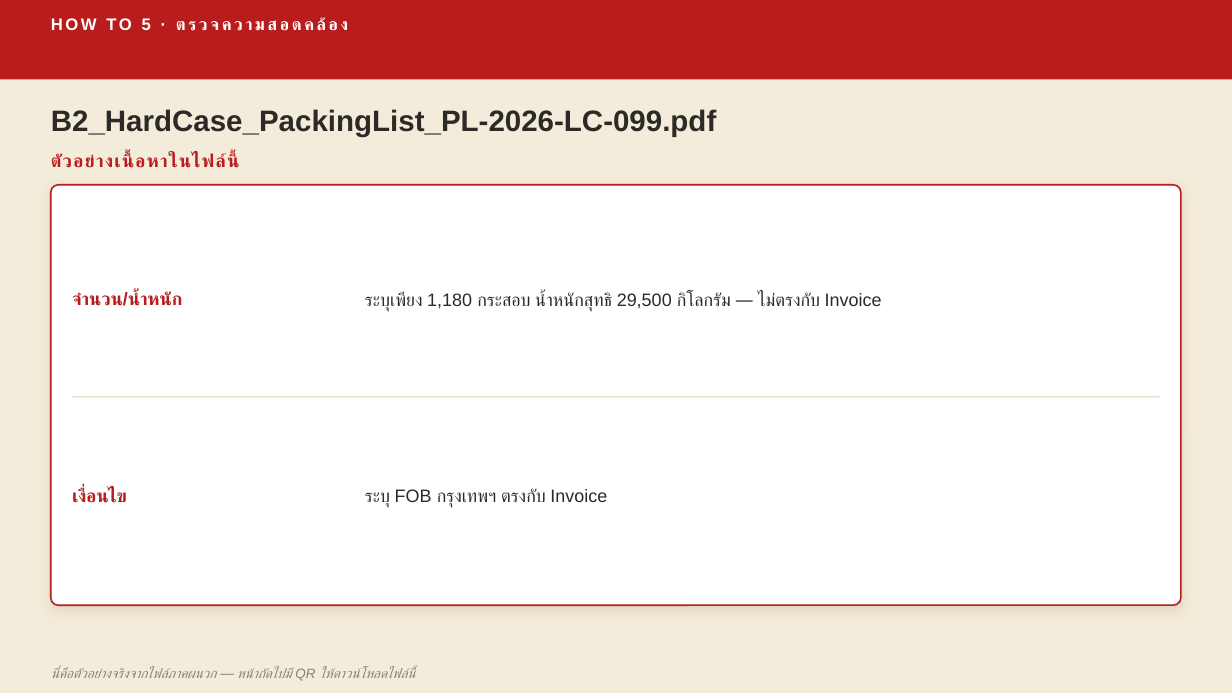
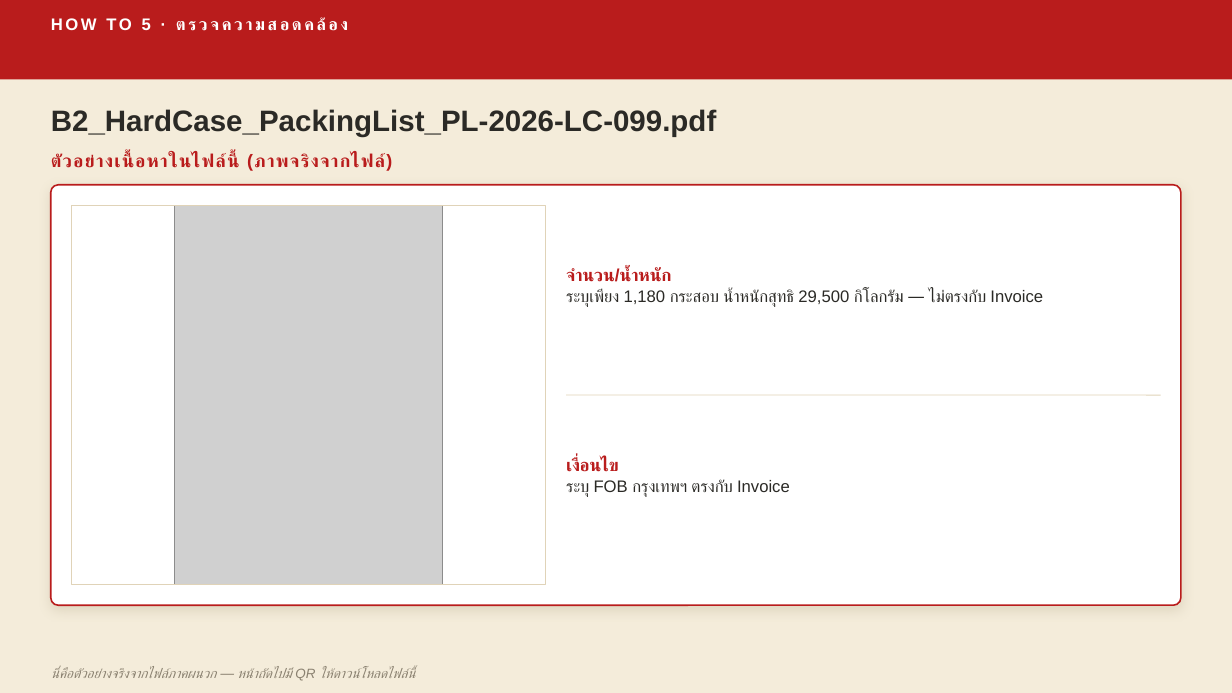
Before and after one commit to skunpoj/krungsri, a slide deck: slide 67 of deck/out3.pptx. Drawn at 1232x693 pixels with LibreOffice and Linux fonts; fonts in the diff are those of the drawing; grey boxes stand for pictures. Boxes give left, top, right and bottom in pixels: in the first picture for what was removed or moved away, otherwise in the second. Text is boxed around its words. In the diff, an @@ line names an element or a change of style, - is before the commit and + after.

```diff
--- a/deck/out3.pptx
+++ b/deck/out3.pptx
@@ text at (51, 154, 393, 171): text changed @@
-ตัวอย่างเนื้อหาในไฟล์นี้
+ตัวอย่างเนื้อหาในไฟล์นี้ (ภาพจริงจากไฟล์)
@@ rectangle added at (71, 205, 546, 585), outline #E0D3B8 0.75 pt @@
@@ picture added at (175, 205, 444, 585) @@
@@ text "จำนวน/น้ำหนัก": place and size @@
-text "จำนวน/น้ำหนัก" at (72, 292, 183, 306)
+text "จำนวน/น้ำหนัก" at (566, 268, 671, 282)
@@ text "จำนวน/น้ำหนัก" at (566, 268, 671, 282): size 14 to 13.5 pt; vertical alignment middle to bottom @@
@@ text "ระบุเพียง 1,180 กระสอบ น้ำหนักสุทธิ 29,500 ...": place and size @@
-text "ระบุเพียง 1,180 กระสอบ น้ำหนักสุทธิ 29,500 ..." at (365, 292, 882, 312)
+text "ระบุเพียง 1,180 กระสอบ น้ำหนักสุทธิ 29,500 ..." at (566, 290, 1043, 307)
@@ text "ระบุเพียง 1,180 กระสอบ น้ำหนักสุทธิ 29,500 ..." at (566, 290, 1043, 307): size 14 to 13 pt; vertical alignment middle to top @@
@@ line removed from (72, 396) to (1160, 396) @@
@@ text "เงื่อนไข" at (566, 458, 619, 472): size 14 to 13.5 pt; vertical alignment middle to bottom @@
@@ text "เงื่อนไข": place and size @@
-text "เงื่อนไข" at (72, 488, 127, 503)
+text "เงื่อนไข" at (566, 458, 619, 472)
@@ line added from (567, 396) to (1161, 396), #E0D3B8 0.75 pt @@
@@ text "ระบุ FOB กรุงเทพฯ ตรงกับ Invoice" at (566, 479, 790, 497): size 14 to 13 pt; vertical alignment middle to top @@
@@ text "ระบุ FOB กรุงเทพฯ ตรงกับ Invoice": place and size @@
-text "ระบุ FOB กรุงเทพฯ ตรงกับ Invoice" at (365, 489, 607, 508)
+text "ระบุ FOB กรุงเทพฯ ตรงกับ Invoice" at (566, 479, 790, 497)
```
Also in this commit, not shown: 9 other slides changed, 7 other files.
